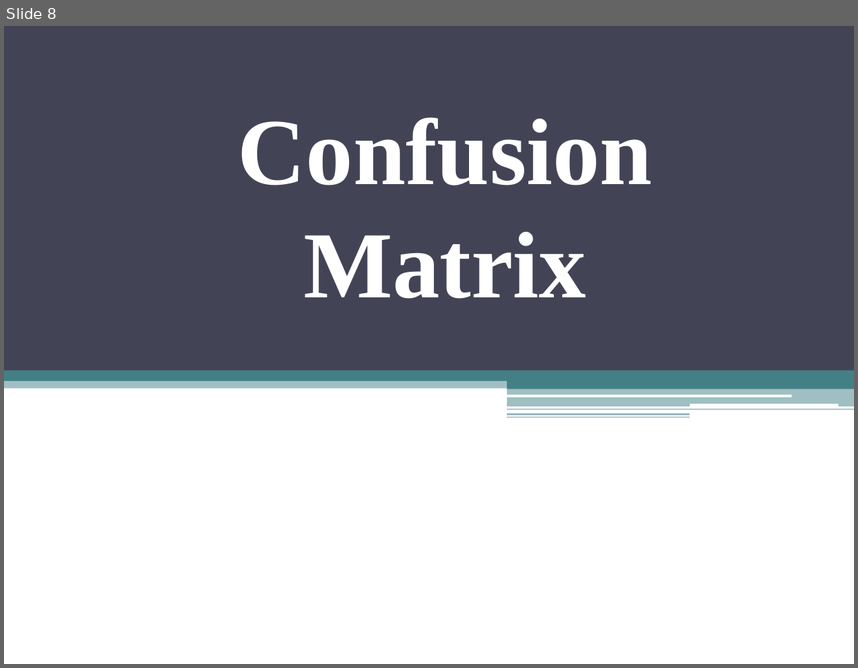
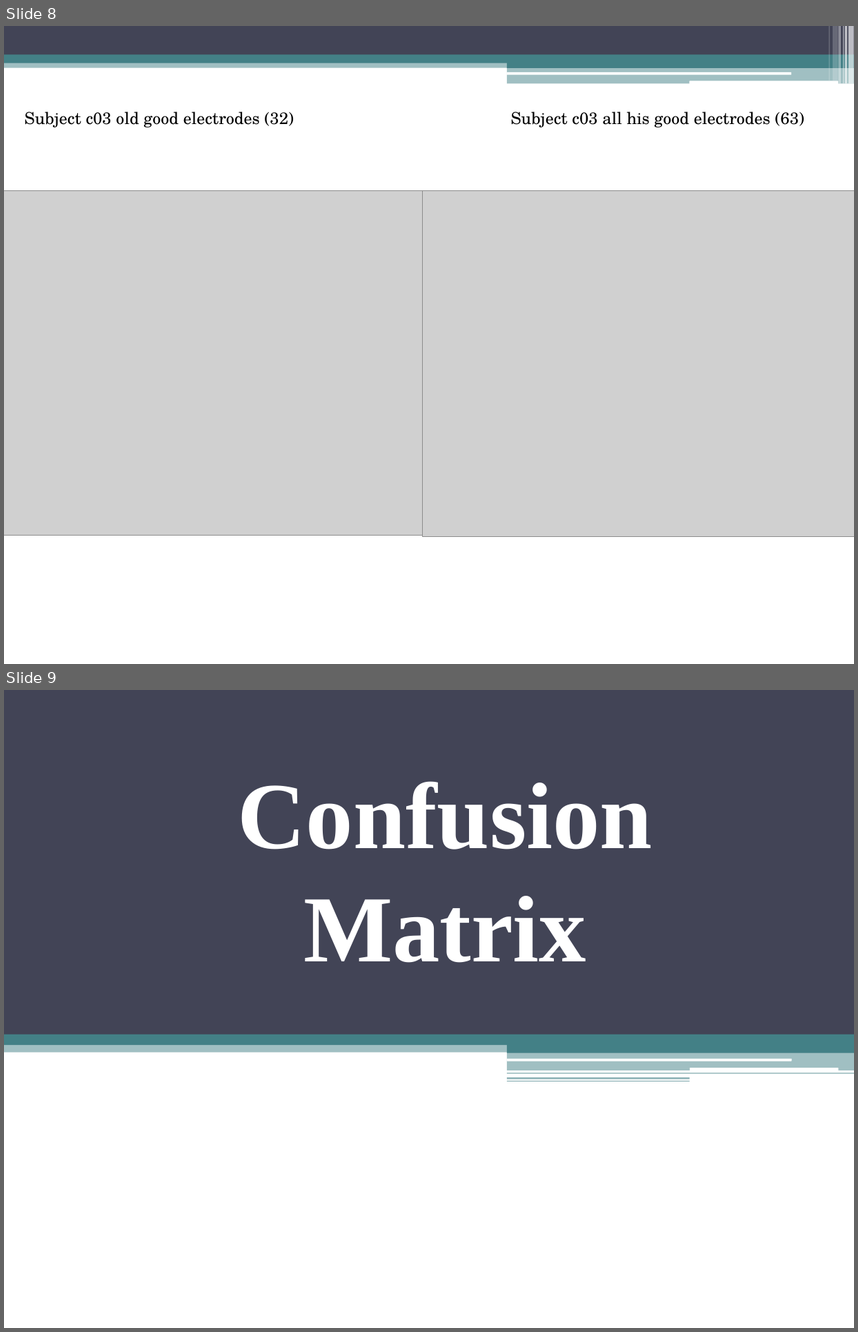
Before and after one commit to GalMaman/EEG_Project, a slide deck: EEG_project_week9.pptx. Shown one above the other, each under a label of ours: slide 8 before the commit, slides 8 and 9 after it. The pictures are 858x668 and 858x1332 pixels, drawn with LibreOffice and Linux fonts; fonts in the diff are those of the drawing; grey boxes stand for pictures. Boxes give left, top, right and bottom in pixels: in the first picture for what was removed or moved away, otherwise in the second. Text is boxed around its words. In the diff, an @@ line names an element or a change of style, - is before the commit and + after.

```diff
--- a/EEG_project_week9.pptx
+++ b/EEG_project_week9.pptx
@@ slide 8 added at box(4, 26, 854, 664), background #FFFFFF @@
@@ rectangle added at box(4, 26, 854, 55), fill #424456 @@
@@ rectangle added at box(829, 26, 829, 81), fill #FFFFFF at 30% opacity @@
@@ rectangle added at box(833, 26, 838, 81), fill #FFFFFF at 20% opacity @@
@@ rectangle added at box(839, 26, 842, 84), fill #FFFFFF at 40% opacity @@
@@ rectangle added at box(843, 26, 844, 84), fill #FFFFFF at 60% opacity @@
@@ rectangle added at box(844, 26, 847, 84), fill #FFFFFF at 65% opacity @@
@@ rectangle added at box(849, 26, 854, 84), fill #FFFFFF at 65% opacity @@
@@ rectangle added at box(4, 60, 854, 67), fill #438086 at 50% opacity @@
@@ rectangle added at box(4, 55, 854, 63), fill #438086 @@
@@ rectangle added at box(507, 59, 854, 67), fill #438086 @@
@@ rectangle added at box(507, 67, 854, 84), fill #438086 at 50% opacity @@
@@ rounded rectangle added at box(506, 72, 791, 74), fill #FFFFFF @@
@@ rounded rectangle added at box(689, 81, 838, 84), fill #FFFFFF @@
@@ text added at box(25, 112, 294, 127), 14 pt, text #000000 @@
+Subject c03 old good electrodes (32)
@@ text added at box(511, 112, 804, 127), 14 pt, text #000000 @@
+Subject c03 all his good electrodes (63)
@@ picture added at box(4, 191, 452, 535) @@
@@ picture added at box(422, 191, 854, 537) @@
@@ what was slide 8 is now slide 9 @@
```
Also in this commit, not shown: 2 other slides added, 1 other file.
